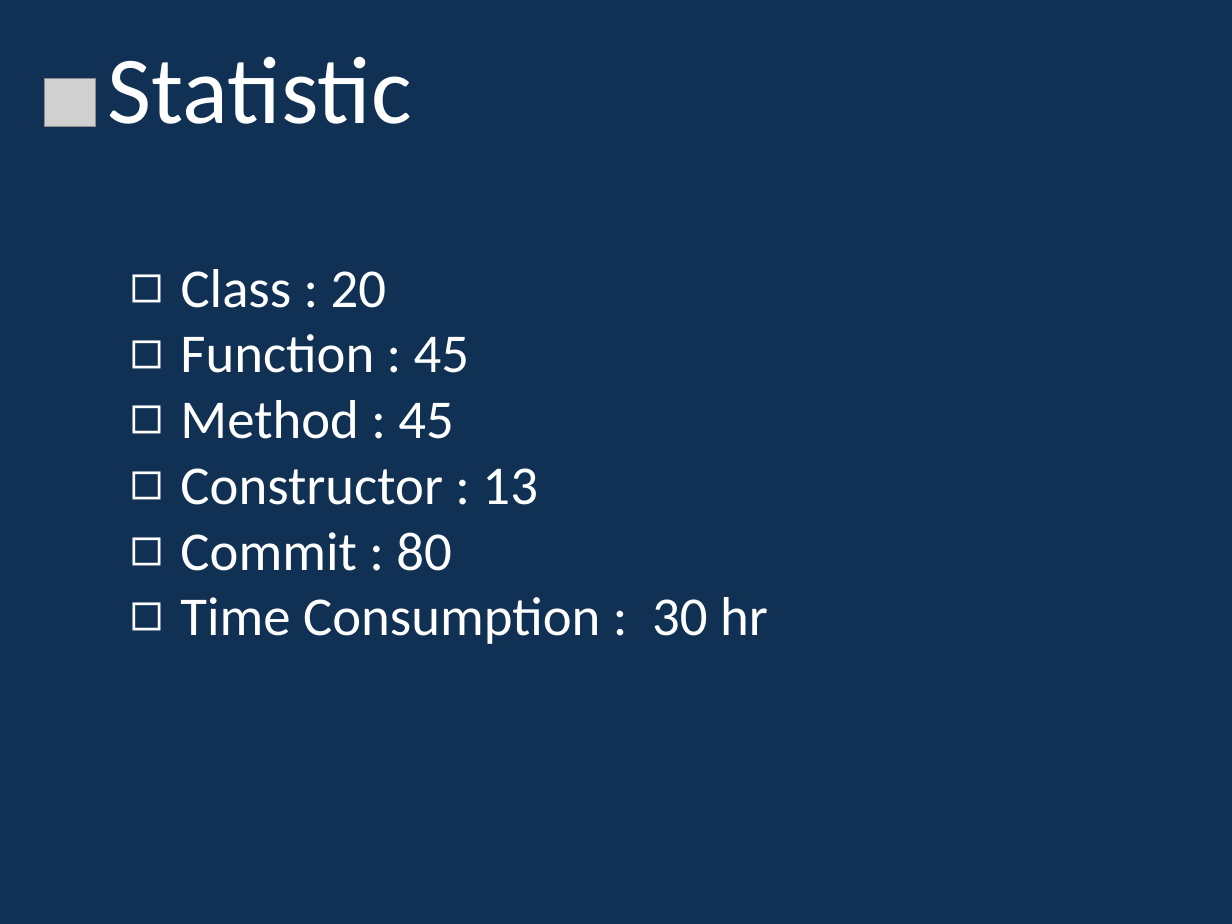
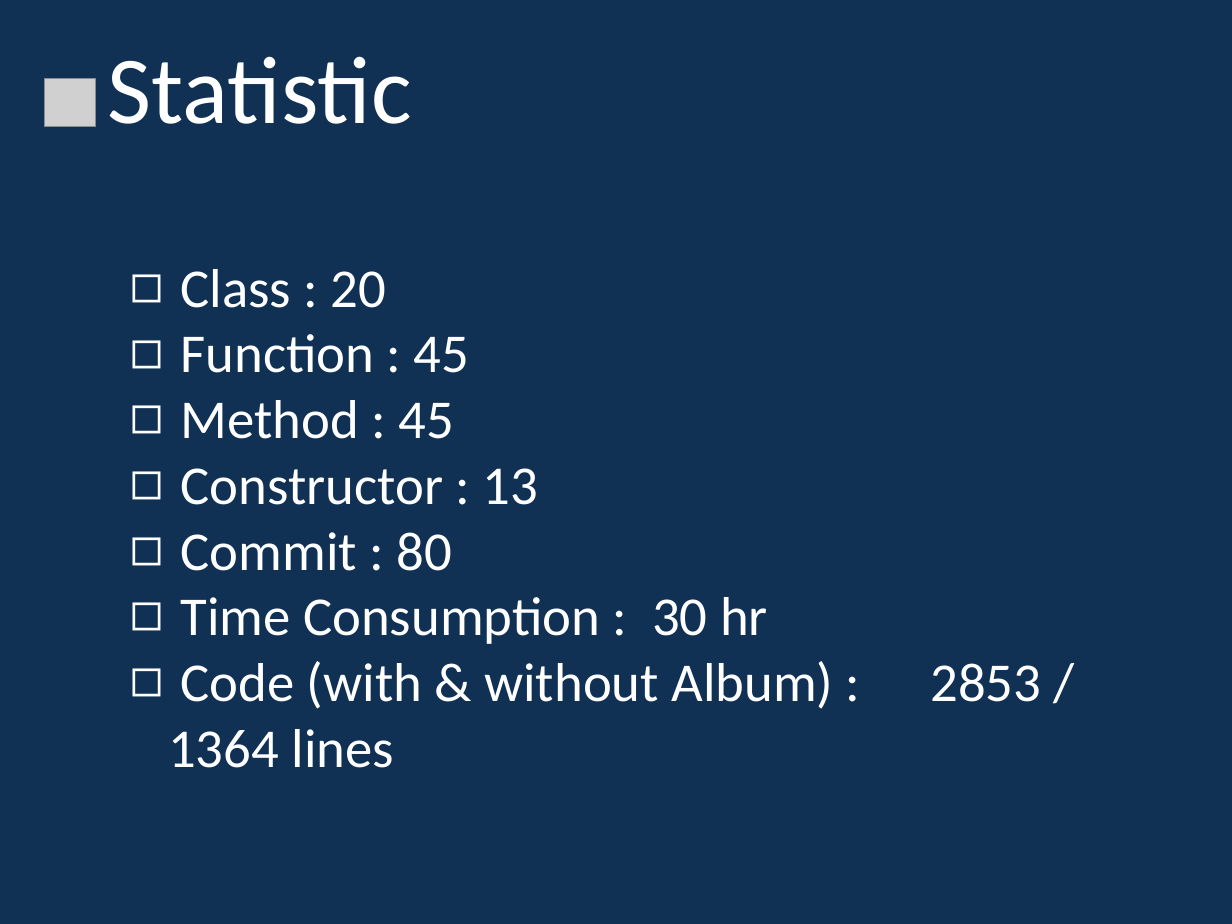
Before and after one commit to Tenyoku8478/The-Tank-War, a slide deck: slide 24 of 計概presentation.pptx. Drawn at 1232x924 pixels with LibreOffice and Linux fonts; fonts in the diff are those of the drawing; grey boxes stand for pictures; background and template pictures are left out. Boxes give left, top, right and bottom in pixels: in the first picture for what was removed or moved away, otherwise in the second. Text is boxed around its words. In the diff, an @@ line names an element or a change of style, - is before the commit and + after.

Commit message:
update ppt｀:

```diff
--- a/計概presentation.pptx
+++ b/計概presentation.pptx
@@ text at <box>168,661,833,768</box>: paragraph added @@
+◻ Code (with & without Album) : 2853 / 1364 lines
```
